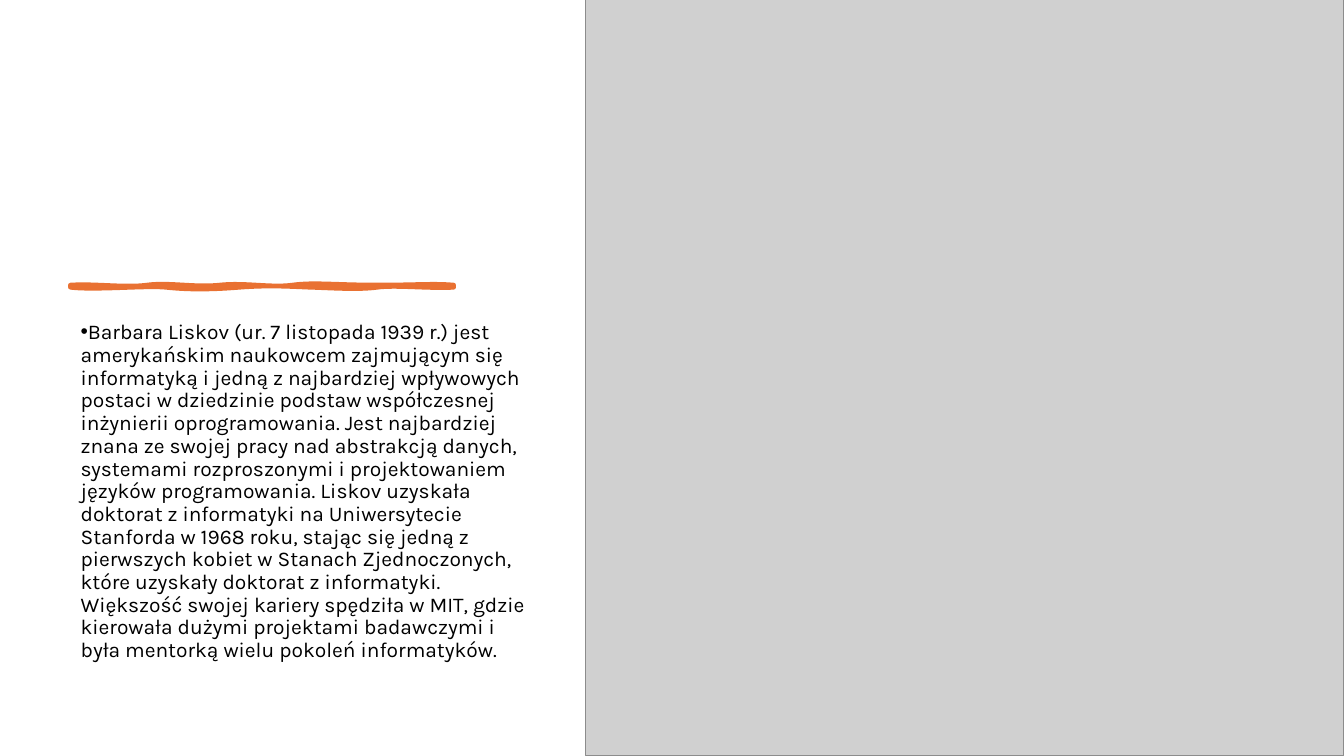
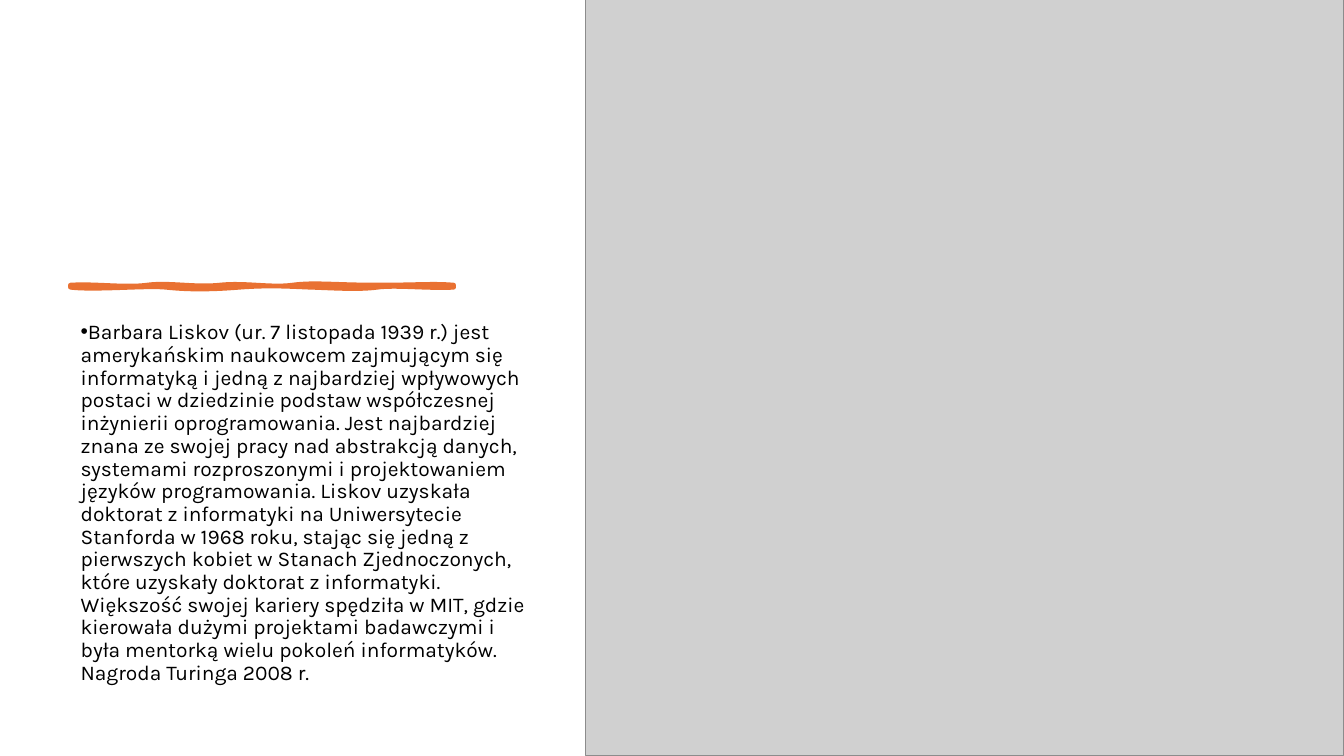
Before and after one commit to drakon660/solid, a slide deck: slide 4 of liskov/Liskov Substitution principle.pptx. Drawn at 1344x756 pixels with LibreOffice and Linux fonts; fonts in the diff are those of the drawing; grey boxes stand for pictures. Boxes give left, top, right and bottom in pixels: in the first picture for what was removed or moved away, otherwise in the second. Text is boxed around its words. In the diff, an @@ line names an element or a change of style, - is before the commit and + after.

```diff
--- a/liskov/Liskov Substitution principle.pptx
+++ b/liskov/Liskov Substitution principle.pptx
@@ text at [81, 324, 524, 685]: text changed @@
-• Barbara Liskov (ur. 7 listopada 1939 r.) jest amerykańskim naukowcem zajmującym się informatyką i jedną z najbardziej wpływowych postaci w dziedzinie podstaw współczesnej inżynierii oprogramowania. Jest najbardziej znana ze swojej pracy nad abstrakcją danych, systemami rozproszonymi i projektowaniem języków programowania. Liskov uzyskała doktorat z informatyki na Uniwersytecie Stanforda w 1968 roku, stając się jedną z pierwszych kobiet w Stanach Zjednoczonych, które uzyskały doktorat z informatyki. Większość swojej kariery spędziła w MIT, gdzie kierowała dużymi projektami badawczymi i była mentorką wielu pokoleń informatyków.
+• Barbara Liskov (ur. 7 listopada 1939 r.) jest amerykańskim naukowcem zajmującym się informatyką i jedną z najbardziej wpływowych postaci w dziedzinie podstaw współczesnej inżynierii oprogramowania. Jest najbardziej znana ze swojej pracy nad abstrakcją danych, systemami rozproszonymi i projektowaniem języków programowania. Liskov uzyskała doktorat z informatyki na Uniwersytecie Stanforda w 1968 roku, stając się jedną z pierwszych kobiet w Stanach Zjednoczonych, które uzyskały doktorat z informatyki. Większość swojej kariery spędziła w MIT, gdzie kierowała dużymi projektami badawczymi i była mentorką wielu pokoleń informatyków. Nagroda Turinga 2008 r.
```
Also in this commit, not shown: 1 other slide changed, 2 slides added, 10 other files.
